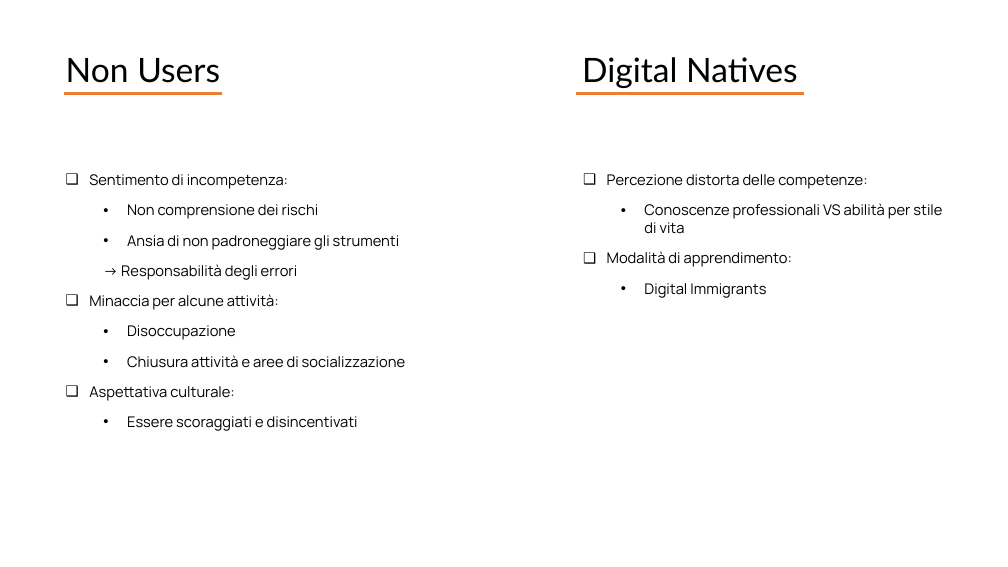
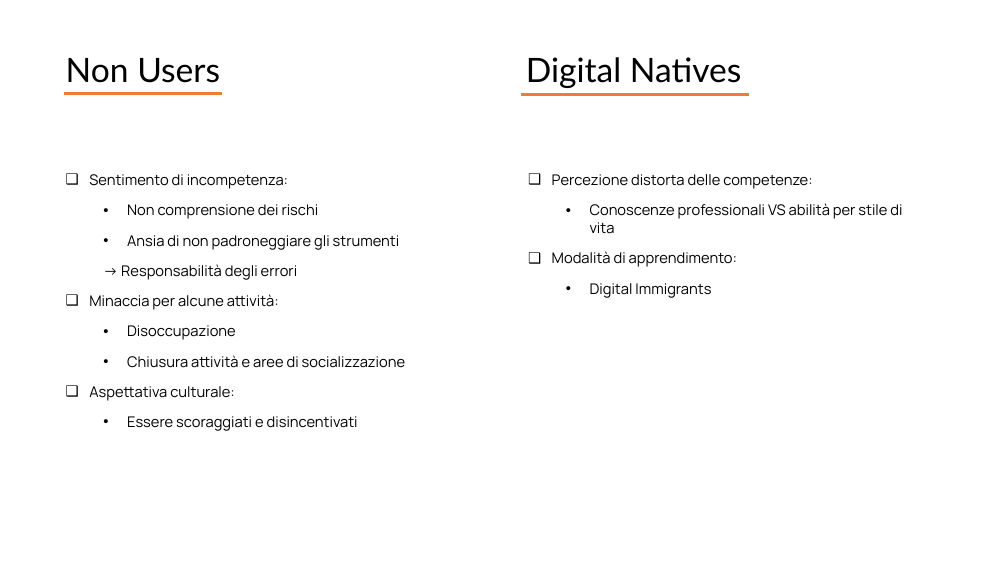
Before and after one commit to giocoal/social-issues-in-information-society-project, a slide deck: slide 6 of Presentazione/Presentazione_completa - Copy.pptx. Drawn at 1008x567 pixels with LibreOffice and Linux fonts; fonts in the diff are those of the drawing. Boxes give left, top, right and bottom in pixels: in the first picture for what was removed or moved away, otherwise in the second. Text is boxed around its words. In the diff, an @@ line names an element or a change of style, - is before the commit and + after.

Commit message:
slide

```diff
--- a/Presentazione/Presentazione_completa - Copy.pptx
+++ b/Presentazione/Presentazione_completa - Copy.pptx
@@ text "Digital Natives": place and size @@
-text "Digital Natives" at <box>582,57,798,88</box>
+text "Digital Natives" at <box>526,57,742,88</box>
@@ line moved from (575, 94) - (805, 94) to (521, 95) - (749, 95) @@
@@ text "Percezione distorta delle competenze:" rewrapped from <box>607,174,942,298</box> to <box>552,174,902,298</box> @@
```
Also in this commit, not shown: 1 slide added.
